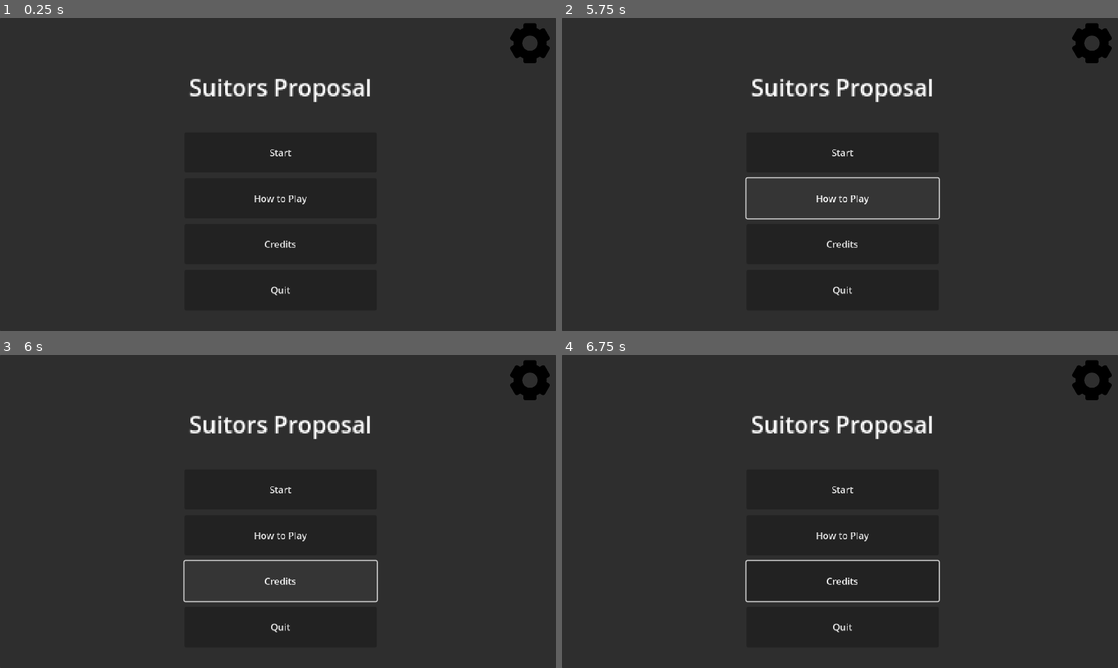
Above: before the commit, frames 1-4 (two rows, left to right).
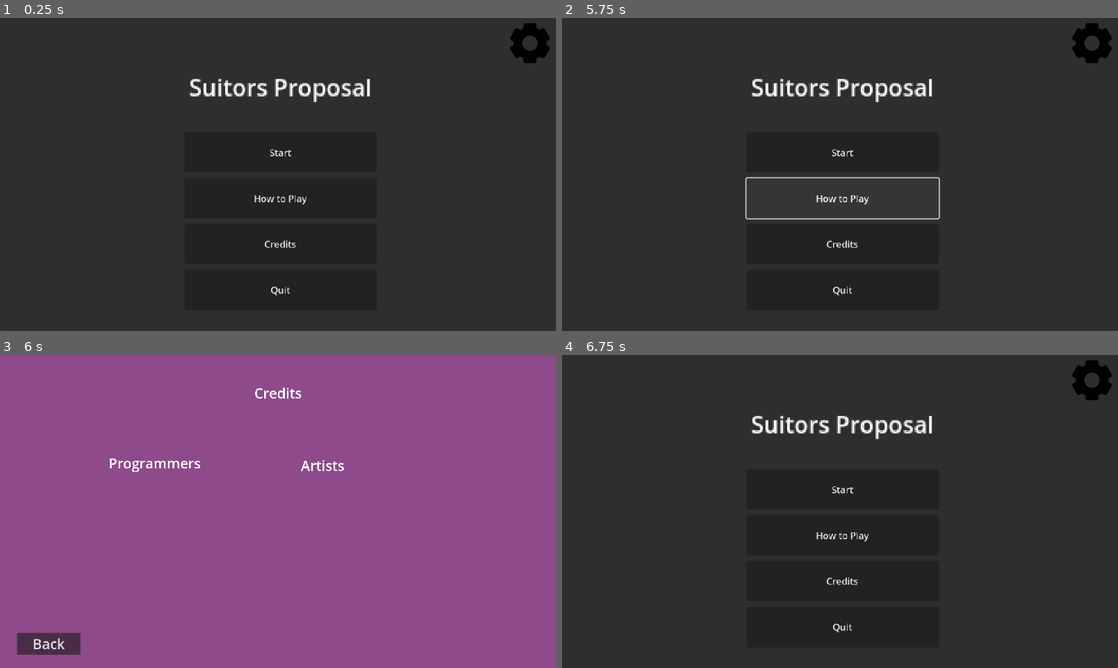
Above: after the commit, the same moments.

Repository: BrownRISDGameDevelopers/suitors-proposal
Game: Godot game, scene res://scenes/MainMenu.tscn
The game is run twice, just before and just after one commit, with the same random seed, the same clock (stepped at 60 frames per second) and the same inputs.
Inputs (mouse positions are in pixels of both pictures, inside the frame that each line leads up to):
- Up to frame 1 (0.25 s): no input
- Up to frame 2 (5.75 s): click "Start" at 0.5 s; click "Start" at 1.25 s; click (1090, 43) at 2 s; click (1090, 43) at 2.75 s; click "Start" at 3.5 s; click (1090, 43) at 4.25 s; click "How to Play" at 5 s
- Up to frame 3 (6 s): click "Credits" at 5.75 s
- Up to frame 4 (6.75 s): click (612, 642) at 6.5 s, where only the run after the commit has a clickable "Back"

Frames 1-2 are identical in both runs. In frame 3, 100% of the frame differs, in the area x 0-100%, y 0-100%; in frame 4, 0.5%.
Error before the commit: Parse Error: Could not preload resource file "res://scenes/Main.tscn". (res://scripts/main_menu.gd:3)

Commit message:
fix desk scene

Diff:
--- a/scenes/Main.tscn
+++ b/scenes/Main.tscn
@@ -109,19 +109,3 @@
 metadata/_custom_type_script = "uid://ci0ql7v1ltnwn"
 
 [node name="UI" type="CanvasLayer" parent="."]
-
-[node name="Map" parent="UI" instance=ExtResource("9_q8u5g")]
-offset_left = -1831.0
-offset_top = -994.0
-offset_right = 89.0
-offset_bottom = 86.0
-scale = Vector2(0.7, 0.7)
-size_flags_horizontal = 0
-size_flags_vertical = 0
-
-[connection signal="mouse_entered" from="MapButton" to="." method="_on_map_button_mouse_entered"]
-[connection signal="mouse_exited" from="MapButton" to="." method="_on_map_button_mouse_exited"]
-[connection signal="pressed" from="MapButton" to="." method="_on_map_button_pressed"]
-[connection signal="mouse_entered" from="LettersButton" to="." method="_on_letters_button_mouse_entered"]
-[connection signal="mouse_exited" from="LettersButton" to="." method="_on_letters_button_mouse_exited"]
-[connection signal="pressed" from="LettersButton" to="." method="_on_letters_button_pressed"]
